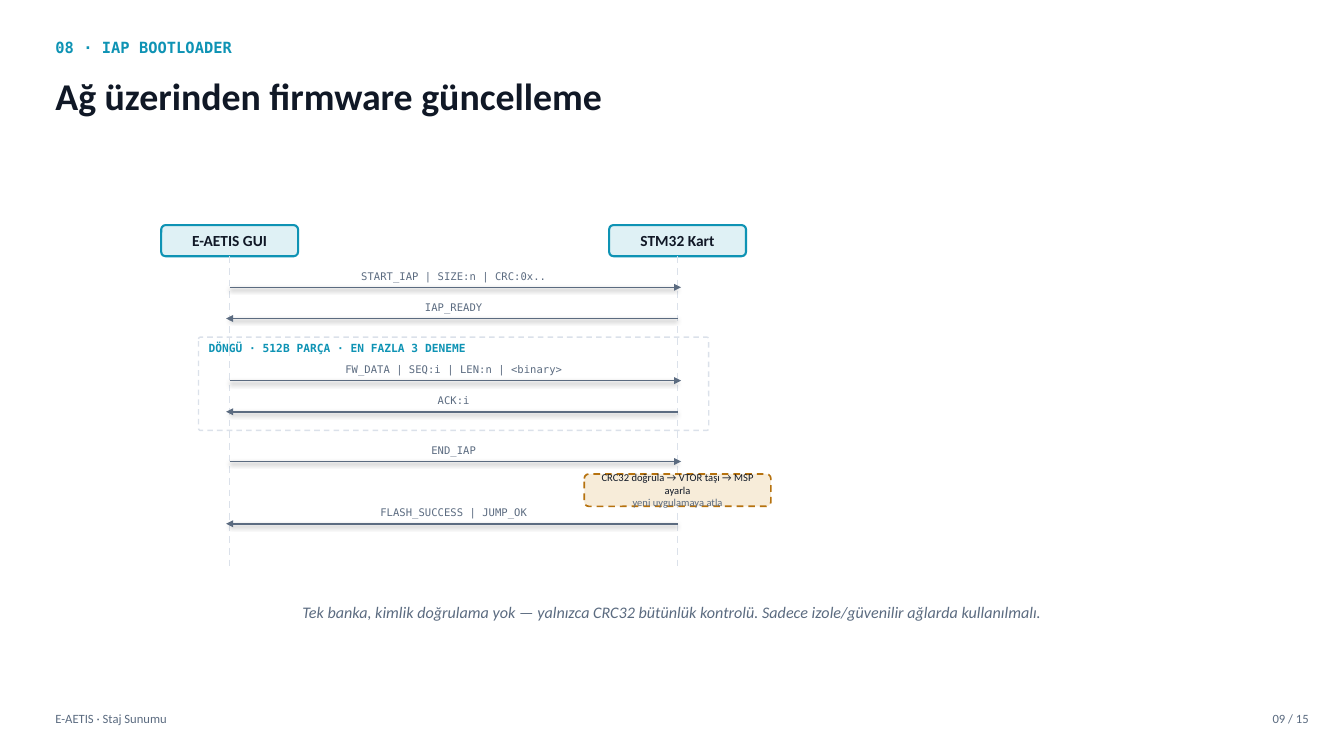
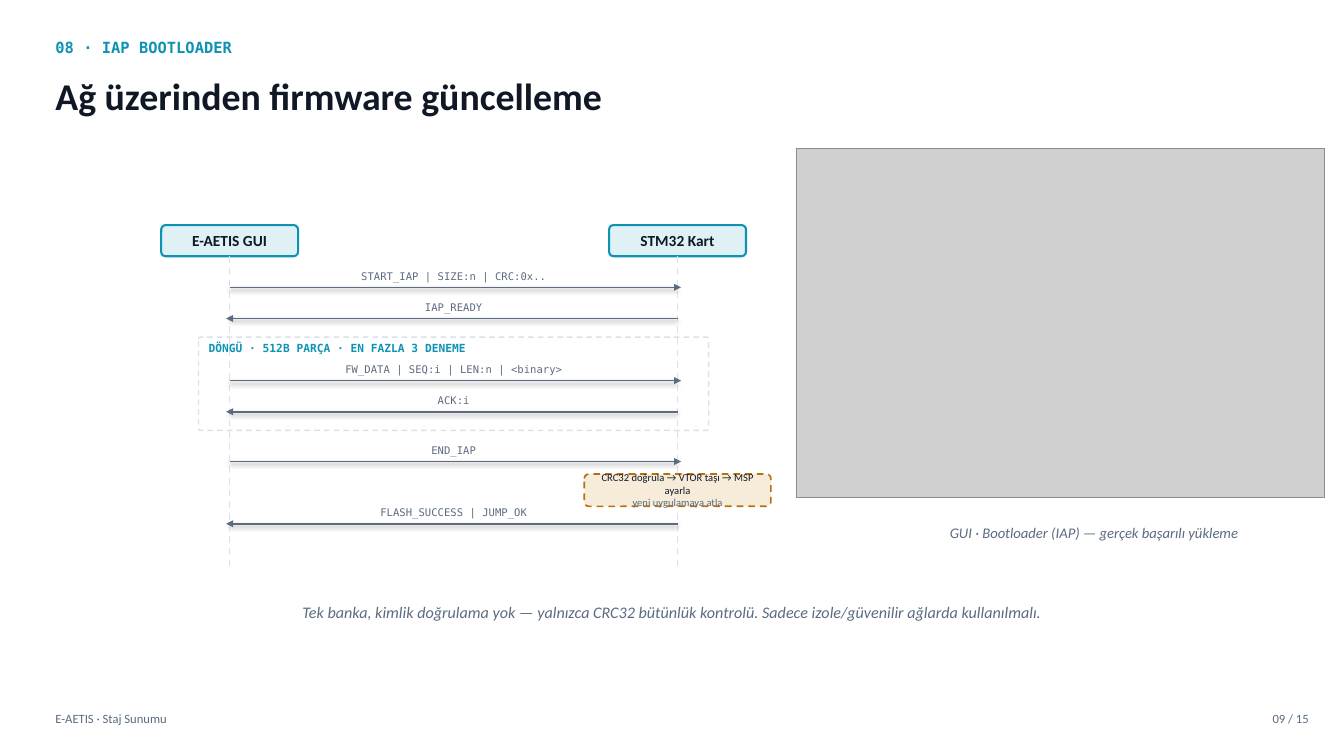
Before and after one commit to k4zmo55/ETH_BSP, a slide deck: slide 9 of sunum/EAETIS_Staj_Sunumu_Taslak.pptx. Drawn at 1344x756 pixels with LibreOffice and Linux fonts; fonts in the diff are those of the drawing; grey boxes stand for pictures; background and template pictures are left out. Boxes give left, top, right and bottom in pixels: in the first picture for what was removed or moved away, otherwise in the second. Text is boxed around its words. In the diff, an @@ line names an element or a change of style, - is before the commit and + after.

```diff
--- a/sunum/EAETIS_Staj_Sunumu_Taslak.pptx
+++ b/sunum/EAETIS_Staj_Sunumu_Taslak.pptx
@@ picture added at <box>797,149,1325,498</box> @@
@@ text added at <box>950,527,1238,541</box>, 10.5 pt, text #5B6B80, italic @@
+GUI · Bootloader (IAP) — gerçek başarılı yükleme
```
Also in this commit, not shown: 8 other slides changed, 5 other files.
